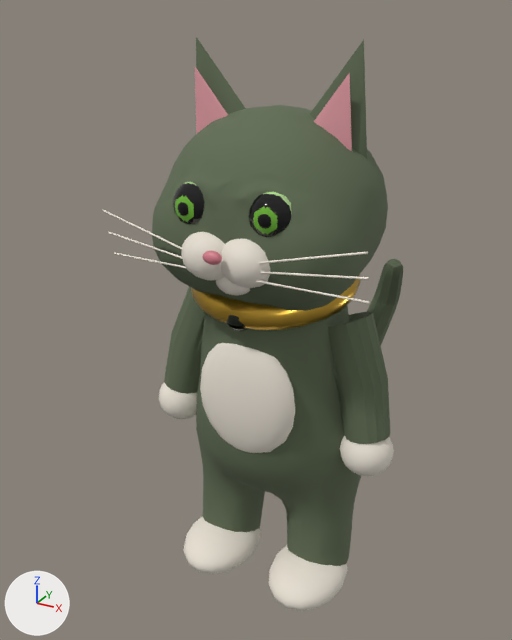
Two versions of the glTF model samples/packs/zombie_cats/zc_zombie_cat.mobile-mid.glb, one commit apart.
The view is the same before and after, from a 50 mm lens placed at (0.565, -1.108, 1.127), pointed at (-0.067, 0.041, 0.552). Every picture has the same lights, and +X, +Y and +Z are marked at lower left. The older version comes first. Vertices at exactly the same position are counted once.

Objects in the first picture: 'zc_zombie_cat.001'.
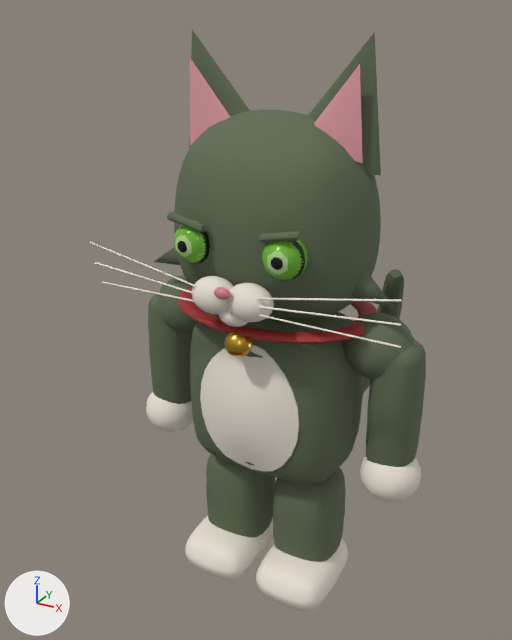
Edits to the scene script, one JSON object a line:
```json
{"block": "me_zc_zombie_cat", "where": "# used by ob_zc_zombie_cat_001; location = (0.0, 0.0, 0.003)"}
{"op": "remove", "block": "me_zc_zombie_cat", "code": "me_zc_zombie_cat.from_pydata(...)  # 4412 vertices, 7925 faces; spans x -0.257..0.257, y -0.232..0.383, z -0.003..1.081"}
{"op": "add", "block": "me_zc_zombie_cat", "code": "me_zc_zombie_cat.from_pydata(...)  # 9278 vertices, 18215 faces; spans x -0.308..0.308, y -0.204..0.343, z 0.001..1.095"}
{"block": "me_zc_zombie_cat", "change": "me_zc_zombie_cat part 1: a new loose piece, a UV sphere (16 segments, 10 rings, poles along z) spanning x -0.015..0.015, y -0.204..-0.186, z 0.695..0.715, in mat_zc_zombie_cat_palette"}
{"block": "me_zc_zombie_cat", "change": "me_zc_zombie_cat part 2: the loose piece of 8 vertices spanning x -0.24..-0.06, y -0.202..-0.178, z 0.748..0.767 is scaled about its middle by (1.28, 1, 0.676), then moved by (-0.025, 0.015, -0.062)"}
{"block": "me_zc_zombie_cat", "change": "me_zc_zombie_cat part 3: the loose piece of 8 vertices spanning x 0.06..0.24, y -0.202..-0.178, z 0.748..0.767 is scaled about its middle by (1.28, 1, 0.676), then moved by (0.025, 0.015, -0.062)"}
{"block": "me_zc_zombie_cat", "change": "me_zc_zombie_cat part 4: the loose piece of 1714 vertices spanning x -0.199..0.198, y -0.188..0.163, z -0.003..0.975 is rebuilt with 4127 vertices and now spans x -0.294..0.294, y -0.154..0.134, z 0.041..1.095"}
{"block": "me_zc_zombie_cat", "change": "me_zc_zombie_cat part 5: the loose piece of 337 vertices spanning x -0.032..0.137, y 0.128..0.383, z 0.269..0.618 is rebuilt with 250 vertices and now spans x -0.026..0.156, y 0.114..0.343, z 0.251..0.617"}
{"block": "me_zc_zombie_cat", "change": "me_zc_zombie_cat part 6: the loose piece of 125 vertices spanning x -0.182..-0.027, y -0.15..0.052, z 0.0..0.09 is rebuilt with 946 vertices and now spans x -0.167..-0.009, y -0.139..0.069, z 0.001..0.099"}
{"block": "me_zc_zombie_cat", "change": "me_zc_zombie_cat part 7: the loose piece of 122 vertices spanning x 0.027..0.183, y -0.15..0.052, z 0.0..0.09 is rebuilt with 946 vertices and now spans x 0.009..0.167, y -0.139..0.069, z 0.001..0.099"}
{"block": "me_zc_zombie_cat", "change": "me_zc_zombie_cat part 8: the loose piece of 107 vertices spanning x -0.1..0.1, y -0.153..-0.093, z 0.356..0.584 is rebuilt with 194 vertices and now spans x -0.105..0.105, y -0.134..-0.092, z 0.305..0.575"}
{"block": "me_zc_zombie_cat", "change": "me_zc_zombie_cat part 9: the loose piece of 13 vertices spanning x -0.15..-0.042, y -0.042..-0.018, z 0.876..1.035 is rebuilt with 13 vertices and now spans x -0.165..-0.06, y -0.038..-0.019, z 0.902..1.052"}
{"block": "me_zc_zombie_cat", "change": "me_zc_zombie_cat part 10: the loose piece of 13 vertices spanning x 0.042..0.15, y -0.042..-0.018, z 0.876..1.035 is rebuilt with 13 vertices and now spans x 0.06..0.165, y -0.038..-0.019, z 0.902..1.052"}
{"block": "me_zc_zombie_cat", "change": "me_zc_zombie_cat part 11: 7 loose pieces with 942 vertices, spanning x -0.24..0.24, y -0.232..-0.153, z 0.759..0.87, are deleted"}
{"block": "me_zc_zombie_cat", "change": "me_zc_zombie_cat part 12: 1023 vertices removed from x -0.257..0.257, y -0.214..0.141, z 0.323..1.081; 2627 vertices added at x -0.308..0.308, y -0.195..0.143, z 0.272..0.817"}
{"op": "set", "path": "ob_zc_zombie_cat_001.location", "old": "(0.0, 0.0, 0.003)", "new": "(0.0, 0.0, -0.001)"}
```

Location of each change, [x1, y1, x2, y2] in pixels of the pictures (512 x 640 px; the box of a moved part takes in the faces that stretch with it):
```json
{"object": "zc_zombie_cat.001", "change": "reshaped, moved", "before": [102, 37, 403, 611], "after": [89, 30, 426, 611], "on screen": "12% wider"}
{"part": 1, "of": "me_zc_zombie_cat", "change": "added", "after": [214, 287, 231, 300]}
{"part": 2, "of": "me_zc_zombie_cat", "change": "moved or reshaped", "before": [108, 232, 182, 259], "after": [95, 262, 194, 294]}
{"part": 3, "of": "me_zc_zombie_cat", "change": "moved or reshaped", "before": [260, 271, 368, 280], "after": [259, 306, 401, 326]}
{"part": 4, "of": "me_zc_zombie_cat", "change": "rebuilt", "before": [152, 105, 388, 566], "after": [148, 30, 426, 562], "on screen": "18% wider, 15% taller"}
{"part": 5, "of": "me_zc_zombie_cat", "change": "rebuilt", "before": [367, 259, 403, 346], "after": [363, 269, 404, 393]}
{"part": 6, "of": "me_zc_zombie_cat", "change": "rebuilt", "before": [183, 516, 260, 574], "after": [185, 515, 273, 580]}
{"part": 7, "of": "me_zc_zombie_cat", "change": "rebuilt", "before": [269, 545, 348, 611], "after": [256, 538, 348, 611], "on screen": "16% wider, 10% taller"}
{"part": 8, "of": "me_zc_zombie_cat", "change": "rebuilt", "before": [200, 343, 295, 453], "after": [200, 345, 299, 471], "on screen": "14% taller"}
{"part": 9, "of": "me_zc_zombie_cat", "change": "rebuilt", "before": [195, 67, 228, 134], "after": [190, 58, 230, 145]}
{"part": 10, "of": "me_zc_zombie_cat", "change": "rebuilt", "before": [314, 72, 352, 151], "after": [314, 64, 363, 163]}
{"part": 11, "of": "me_zc_zombie_cat", "change": "deleted", "before": [102, 182, 368, 265]}
{"part": 12, "of": "me_zc_zombie_cat", "change": "reshaped", "before": [114, 37, 394, 476], "after": [89, 212, 421, 502]}
```
